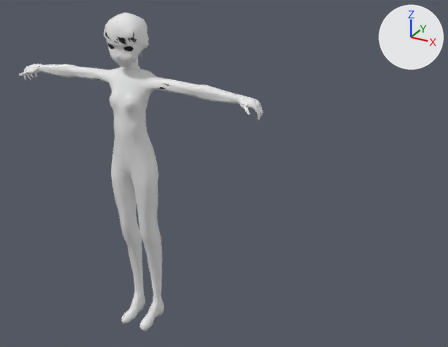
The FBX model GameBase/GameBase/assets/models/Characters/Izzy.fbx: old version first, new version second.
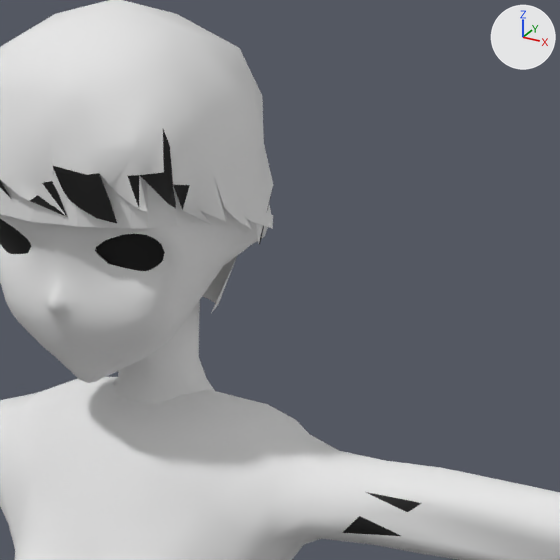
Old and new are each drawn whole from a 50 mm lens placed at (1.14, -1.47, 1.38), pointed at (-0.01, 0.62, 0.33) and again close up on the part from 24% to 42% of the width and 4% to 27% of the height. The lights are fixed; the arrows at upper right show +X, +Y and +Z. Where no turn or scale is listed for an object, it has been applied to the vertices. Vertices at the same position are counted once.

In view in the first close-up: 'Body', 'Eyes', 'Hair', 'Head', 'Head.001'.
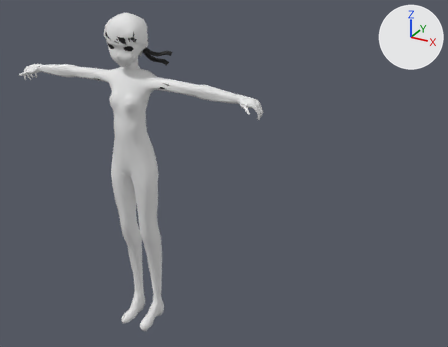
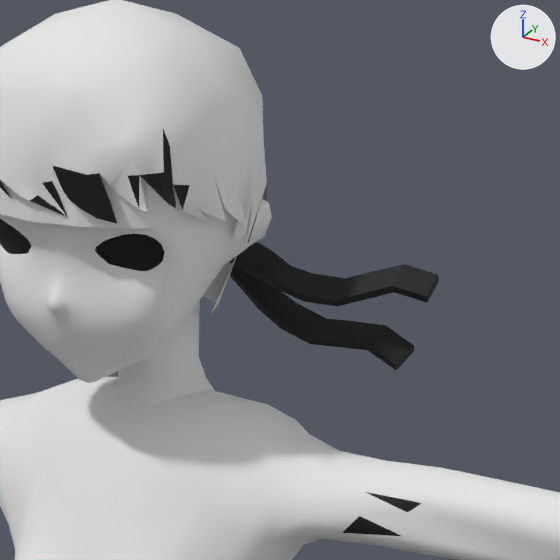
What differs and where, as boxes (x1, y1, x2, y2) in the close-ups (560 x 560 px; the box of a moved part takes in the faces that stretch with it):
'Hair', reshaped: before (0, 0, 273, 313); after (0, 0, 267, 313)
'Head.001', reshaped: before (0, 170, 229, 229); after (0, 170, 439, 370)
part 1 of me_eyebrows_003, moved or reshaped: before (240, 143, 273, 244); after (235, 143, 267, 243)
part 2 of me_eyebrows_004, added (black): after (230, 266, 414, 370)
part 3 of me_eyebrows_004, added (black): after (229, 242, 439, 307)

The change in detail:
me_eyebrows_003 has 196 vertices, 299 faces and spans x -0.0615..0.0609, y -0.0513..0.0682, z 0.9498..1.0813.
me_eyebrows_003 is used by ob_hair; location (0.0, 0.0, 0.0).
Part 1, on me_eyebrows_003:
Vertex 62 of me_eyebrows_003 moves from (0.0609, 0.0279, 1.0067) at pixel (273, 184) to (0.0577, 0.0279, 1.0067) at pixel (266, 183).
Vertex 127 of me_eyebrows_003 moves from (0.0589, 0.0182, 0.983) at pixel (258, 244) to (0.053, 0.0182, 0.983) at pixel (247, 242).
Vertex 128 of me_eyebrows_003 moves from (0.0578, 0.0208, 0.9828) at pixel (260, 243) to (0.0519, 0.0208, 0.9828) at pixel (248, 242).
Vertex 132 of me_eyebrows_003 moves from (0.0594, 0.0138, 0.9934) at pixel (252, 221) to (0.0554, 0.0078, 0.9934) at pixel (235, 223).
Vertex 165 of me_eyebrows_003 moves from (0.0601, 0.0278, 0.9936) at pixel (273, 215) to (0.0543, 0.0157, 0.9872) at pixel (245, 234).
Vertex 181 of me_eyebrows_003 moves from (0.0604, 0.0116, 0.991) at pixel (251, 228) to (0.0571, 0.0116, 0.991) at pixel (244, 227).
Vertex 195 of me_eyebrows_003 moves from (0.0603, 0.0268, 0.9882) at pixel (272, 228) to (0.0534, 0.0089, 0.9865) at pixel (234, 239).
me_eyebrows_004 is used by ob_head_001; location (0.0, 0.0, 0.0).
me_eyebrows_004 had 104 vertices, 96 faces and spanned x -0.05..0.7, y -0.05..1.53, z -0.31..1.02.
me_eyebrows_004 now has 494 vertices, 832 faces and spans x -0.05..0.7, y -0.05..1.53, z -0.31..1.02.
me_eyebrows_004 part 2: a new loose piece of 195 vertices spanning x 0.01..0.11, y 0.04..0.06, z 0.93..0.98, in mat_eyebrowl_001 (picture img_eyebrowl_dds).
me_eyebrows_004 part 3: a new loose piece of 195 vertices spanning x 0.02..0.12, y 0.03..0.06, z 0.95..0.99, in mat_eyebrowl_001 (picture img_eyebrowl_dds).
me_eyebrows_004 now uses material mat_eyebrowl_001 (picture img_eyebrowl_dds).
